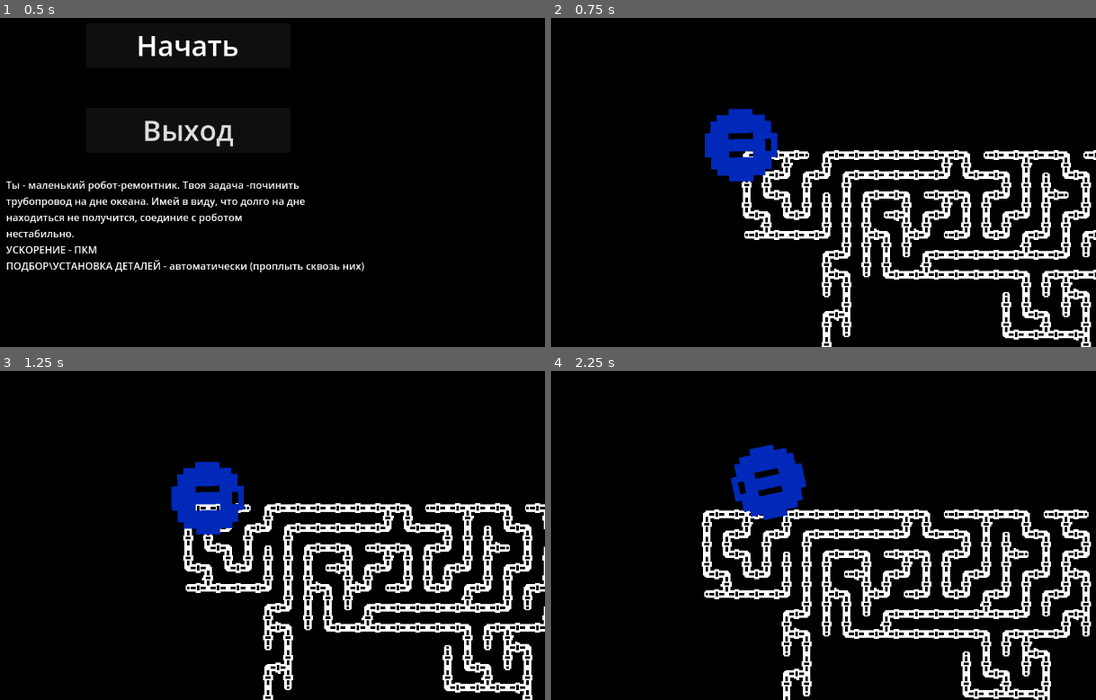
Above: before the commit, frames 1-4 (two rows, left to right).
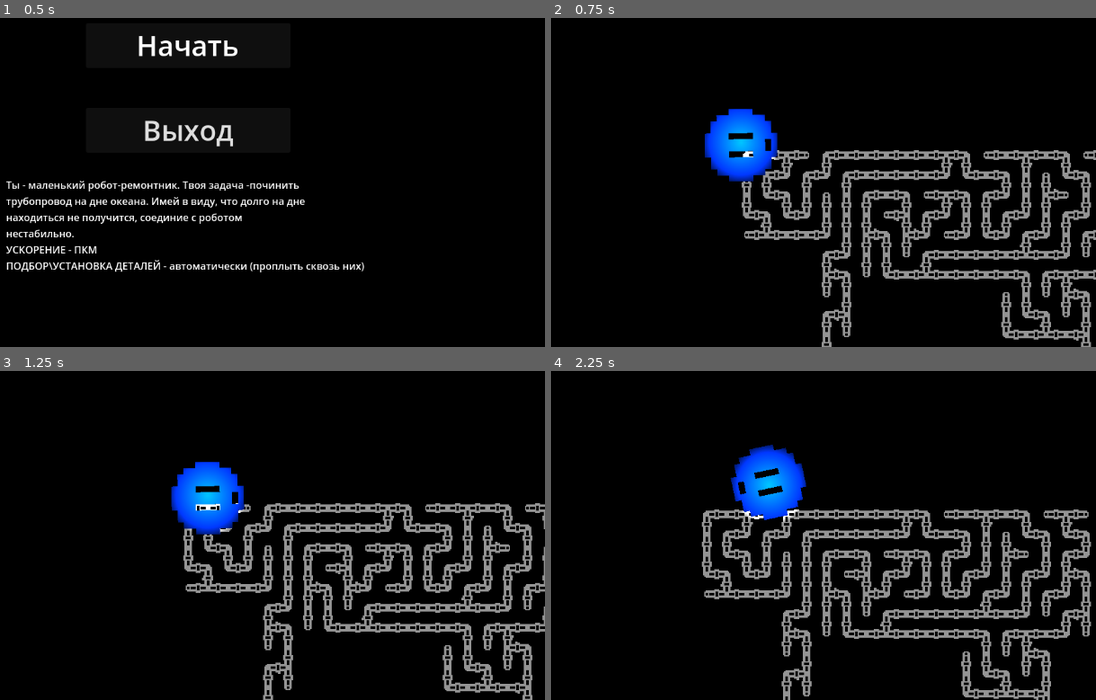
Above: after the commit, the same moments.

Repository: Overlord1704/PashtetJam1
Game: Godot game, scene res://scenes/StartMenu/start_menu.tscn
Same seed, same stepped clock (60 frames per second), same inputs: the game is played once before the commit and once after it.
Inputs (mouse positions are in pixels of both pictures, inside the frame that each line leads up to):
- Up to frame 1 (0.5 s): no input
- Up to frame 2 (0.75 s): click "Начать" at 0.5 s
- Up to frame 3 (1.25 s): no input
- Up to frame 4 (2.25 s): move the mouse to (894, 479) at 1.27 s; click (894, 479) at 1.42 s; move the mouse to (594, 519) at 2.02 s; click (594, 519) at 2.17 s

Frame 1 is identical in both runs. In frame 2, 12% of the frame differs, in the area x 28-100%, y 27-100%; in frame 3, 12%; in frame 4, 13%, in the area x 27-100%, y 22-100%.

Commit message:
Добавил освещение

Diff:
--- a/scenes/Level/level.tscn
+++ b/scenes/Level/level.tscn
@@ -8,3 +8,7 @@
 [node name="Location" parent="." instance=ExtResource("2_phj4u")]
 
 [node name="Player" parent="." instance=ExtResource("1_0m6js")]
+
+[node name="DirectionalLight2D" type="DirectionalLight2D" parent="."]
+energy = 0.42
+blend_mode = 1
--- a/scenes/Player/player.tscn
+++ b/scenes/Player/player.tscn
@@ -8,6 +8,15 @@
 
 [sub_resource type="RectangleShape2D" id="RectangleShape2D_s8obx"]
 size = Vector2(128, 128)
+
+[sub_resource type="Gradient" id="Gradient_q78ui"]
+colors = PackedColorArray(1, 1, 1, 1, 0, 0, 0, 1)
+
+[sub_resource type="GradientTexture2D" id="GradientTexture2D_m2bgk"]
+gradient = SubResource("Gradient_q78ui")
+fill = 1
+fill_from = Vector2(0.5, 0.463)
+fill_to = Vector2(0.857798, 0.12844)
 
 [node name="Player" type="CharacterBody2D" node_paths=PackedStringArray("VelocityComponent")]
 collision_mask = 2
@@ -34,3 +43,8 @@
 [node name="Camera2D" type="Camera2D" parent="."]
 position_smoothing_enabled = true
 position_smoothing_speed = 1.0
+
+[node name="PointLight2D" type="PointLight2D" parent="."]
+scale = Vector2(2.04, 2.11142)
+energy = 4.3
+texture = SubResource("GradientTexture2D_m2bgk")
Not shown: 1 places in scenes/Level/level.tscn that only renumber resources
Not shown: 1 places in scenes/Player/player.tscn that only renumber resources
